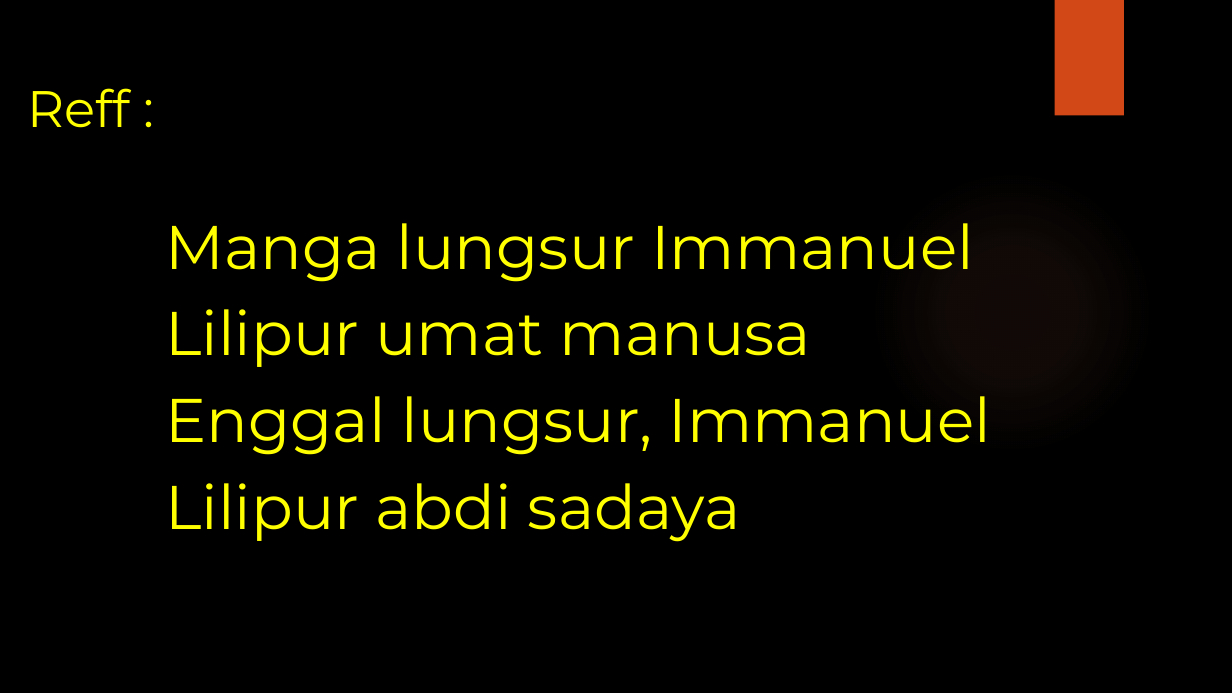
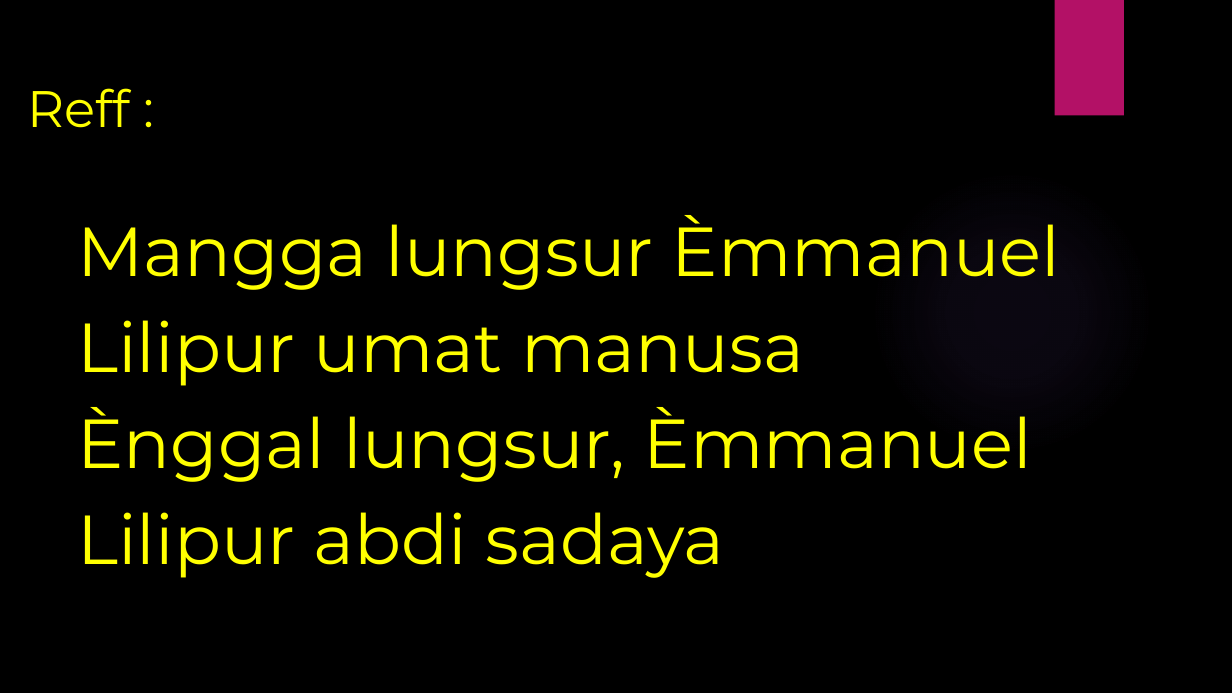
Before and after one commit to laurensius/Slide_Misa_KRC, a slide deck: slide 3 of 2020 12 tanggal 12- 13/Slide Misa Bahasa Sunda.pptx. Drawn at 1232x693 pixels with LibreOffice and Linux fonts; fonts in the diff are those of the drawing; background and template pictures are left out. Boxes give left, top, right and bottom in pixels: in the first picture for what was removed or moved away, otherwise in the second. Text is boxed around its words. In the diff, an @@ line names an element or a change of style, - is before the commit and + after.

```diff
--- a/2020 12 tanggal 12- 13/Slide Misa Bahasa Sunda.pptx
+++ b/2020 12 tanggal 12- 13/Slide Misa Bahasa Sunda.pptx
@@ rectangle at [1055,0,1124,116]: fill #D34817 to #B31166 @@
@@ ellipse at [870,169,1154,454]: fill gradient #EF8C6A to gradient #9B6BF2 @@
@@ text "Mangga lungsur Èmmanuel": place and size @@
-text "Mangga lungsur Èmmanuel" at [165,223,992,542]
+text "Mangga lungsur Èmmanuel" at [78,215,1060,578]
@@ text at [78,215,1060,290]: text changed; size 48 to 54 pt @@
-Manga lungsur Immanuel
+Mangga lungsur Èmmanuel
@@ text at [78,320,804,578]: size 48 to 54 pt in "Lilipur umat manusa", "Lilipur abdi sadaya" @@
@@ text at [78,407,1032,482]: text changed; size 48 to 54 pt @@
-Enggal lungsur, Immanuel
+Ènggal lungsur, Èmmanuel
```
Also in this commit, not shown: 55 other slides changed, 1 slide added, 1 slide removed, 1 other file.
